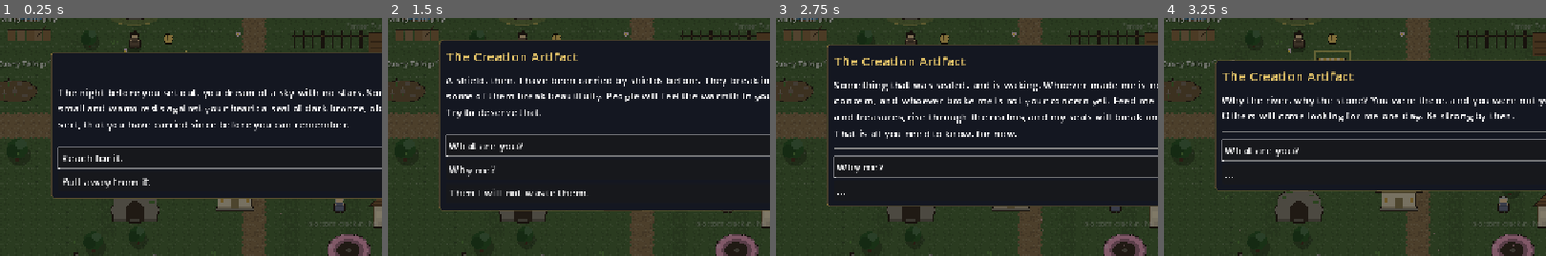
Above: before the commit, frames 1-4 (left to right).
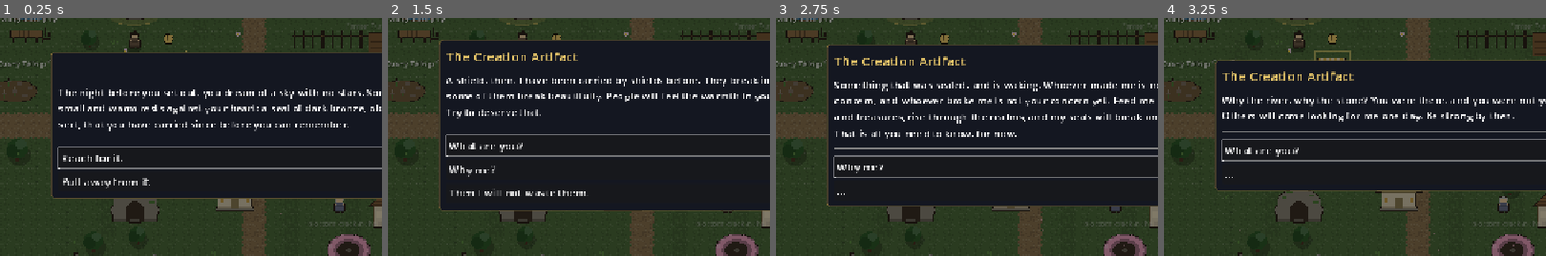
Above: after the commit, the same moments.

Repository: samridghimire/cultivation-game
Game: Godot game, scene res://src/world/world.tscn
Two runs of this game, one before a commit and one after it. Both use one fixed random seed, a clock stepped at 60 frames per second and the inputs below. This scene is started directly instead of the project's main scene.
Inputs:
- Up to frame 1 (0.25 s): no input
- Up to frame 2 (1.5 s): click "Reach for it." at 0.5 s; click "Protect those who cannot prot…" at 1.25 s
- Up to frame 3 (2.75 s): click "What are you?" at 2 s
- Up to frame 4 (3.25 s): click "Why me?" at 2.75 s
The pictures show only the part of the screen within x 17-67%, y 27-77%; the shares and areas given below are measured in that part.

The runs differ from the first frame. In frame 1, 0.4% of the frame differs, in the area x 2-14%, y 3-11%; in frame 2, 0.4%; in frame 3, 0.4%; in frame 4, 0.4%.

Commit message:
[WU-405] A fishing spot you can read
Generated PixelPlace jetty (planks, posts, line and float, reeds); fishing option notes the weather
("(rain: fish bite more)") via Weather.effect_note context "fish"; tests.
Not viewed: no rain shot rendered this run.

Follow-ups: colour the catch in the log by item icon colour (message log escapes bbcode, needs a coloured-message channel); render and view the rain shot of the jetty.

Co-Authored-By: Claude Sonnet 5.5 <noreply@anthropic.com>
Claude-Session: https://claude.ai/code/session_01L4vu8xU9htF9Ee65s87uaL

Diff:
--- a/src/core/systems/weather.gd
+++ b/src/core/systems/weather.gd
@@ -133,6 +133,8 @@
 	var e: Dictionary = data.weather_effects.get(kind, {})
 	if context == "gather" and float(e.get("herb_bonus_chance", 0.0)) > 0.0:
 		return "(%s: herbs thrive)" % kind
+	if context == "fish" and fishing_multiplier(data, kind) != 1.0:
+		return "(%s: fish bite more)" % kind if fishing_multiplier(data, kind) > 1.0 else "(%s: fish are shy)" % kind
 	if context == "meditate" and e.has("qi_element"):
 		return "(%s: %s qi stirs)" % [kind, e["qi_element"]["element"]]
 	if context == "travel" and int(e.get("travel_extra_days", 0)) > 0:
--- a/src/world/interactables/fishing_spot.gd
+++ b/src/world/interactables/fishing_spot.gd
@@ -8,11 +8,6 @@
 
 func get_options() -> Array[Dictionary]:
 	var kind := Weather.of(GameState.data, GameState.current_region, GameClock.total_days)
-	var mult := Weather.fishing_multiplier(GameState.data, kind)
-	var note := ""
-	if mult > 1.0:
-		note = "%s: the fish are biting." % kind.capitalize()
-	elif mult < 1.0:
-		note = "%s: the fish are shy." % kind.capitalize()
+	var note := Weather.effect_note(GameState.data, Weather.of(GameState.data, GameState.current_region, GameClock.total_days), "fish")
 	var label := "Fish (%s)" % Calendar.format_duration(gather_days)
 	return [{"label": label, "description": note, "action": GameState.fish.bind(catch_table, gather_days, display_name), "keep_open": true}]
--- a/src/world/pixel_place.gd
+++ b/src/world/pixel_place.gd
@@ -9,7 +9,7 @@
 ## Rendering only: pure and deterministic, no node access.
 
 const KINDS := ["merchant", "workshop", "sect_hall", "clinic", "orphanage", "family_home", "bounty_board", "travel", "auction"]
-const NATURE_KINDS := ["meditation", "gather", "explore", "inheritance", "abode", "secret_realm", "camp"]
+const NATURE_KINDS := ["meditation", "gather", "explore", "inheritance", "abode", "secret_realm", "camp", "fishing"]
 const PALETTE := ".owWrRhdtTpgsSev"
 const OUTLINE := Color("2b2118")
 const DOOR := Color("3a2f26")
@@ -90,6 +90,8 @@
 			c = _rift(active)
 		"camp":
 			c = _camp()
+		"fishing":
+			c = _jetty()
 		_:
 			return []
 	outline(c)
@@ -338,6 +340,28 @@
 	return c
 
 
+## A plank jetty on posts with a line and float on the water and a few reeds (WU-405); planks take the place colour.
+static func _jetty() -> Array:
+	var c := canvas(44, 22)
+	rect(c, 2, 6, 34, 9, "r")
+	rect(c, 2, 6, 34, 1, "h")
+	rect(c, 2, 14, 34, 1, "R")
+	for x in range(6, 34, 5):
+		rect(c, x, 7, 1, 7, "R")
+	for x: int in [4, 17, 29, 34]:
+		rect(c, x, 15, 2, 5, "t")
+		rect(c, x + 1, 15, 1, 5, "T")
+	rect(c, 38, 3, 1, 9, "T")
+	rect(c, 36, 3, 3, 1, "T")
+	rect(c, 38, 12, 2, 2, "g")
+	rect(c, 38, 11, 2, 1, "p")
+	rect(c, 36, 16, 8, 1, "S")
+	rect(c, 38, 18, 5, 1, "S")
+	for x: int in [41, 43]:
+		rect(c, x, 8, 1, 6, "v")
+	return c
+
+
 ## A cave mouth in a rock face.
 static func _cave() -> Array:
 	var c := canvas(54, 38)
--- a/tests/unit/test_pixel_place.gd
+++ b/tests/unit/test_pixel_place.gd
@@ -30,7 +30,7 @@
 	assert_eq(PixelPlace.KINDS.size(), 9)
 	for kind in PixelPlace.NATURE_KINDS:
 		assert_true(PixelPlace.supports(kind), kind)
-	assert_false(PixelPlace.supports("fishing"))
+	assert_true(PixelPlace.supports("fishing"))
 	assert_false(PixelPlace.supports("deed_giver"))
 
 
--- a/tests/unit/test_weather.gd
+++ b/tests/unit/test_weather.gd
@@ -155,3 +155,11 @@
 		assert_false(errors.is_empty(), str(bad))
 	assert_eq(Weather.effect_note(data(), "rain", "meditate"), "(rain: water qi stirs)")
 	assert_eq(Weather.effect_note(data(), "cloudy", "meditate"), "")
+
+
+## WU-405: the fishing option words the weather like the gather note.
+func test_fish_effect_note() -> void:
+	var d := data()
+	assert_eq(Weather.effect_note(d, "rain", "fish"), "(rain: fish bite more)")
+	assert_eq(Weather.effect_note(d, "snow", "fish"), "(snow: fish are shy)")
+	assert_eq(Weather.effect_note(d, "clear", "fish"), "")
